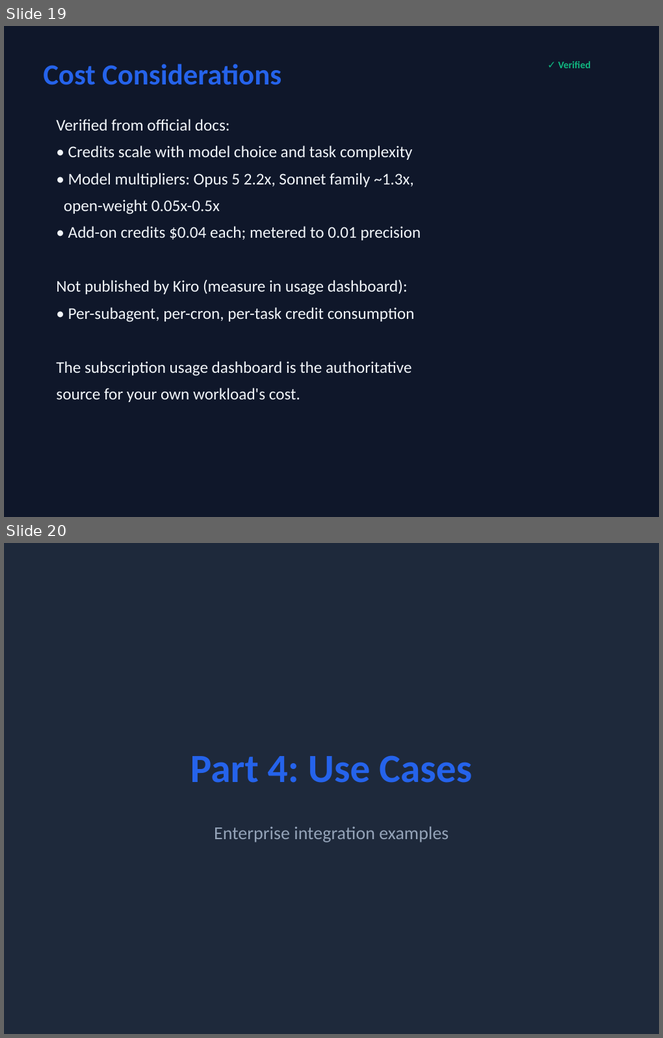
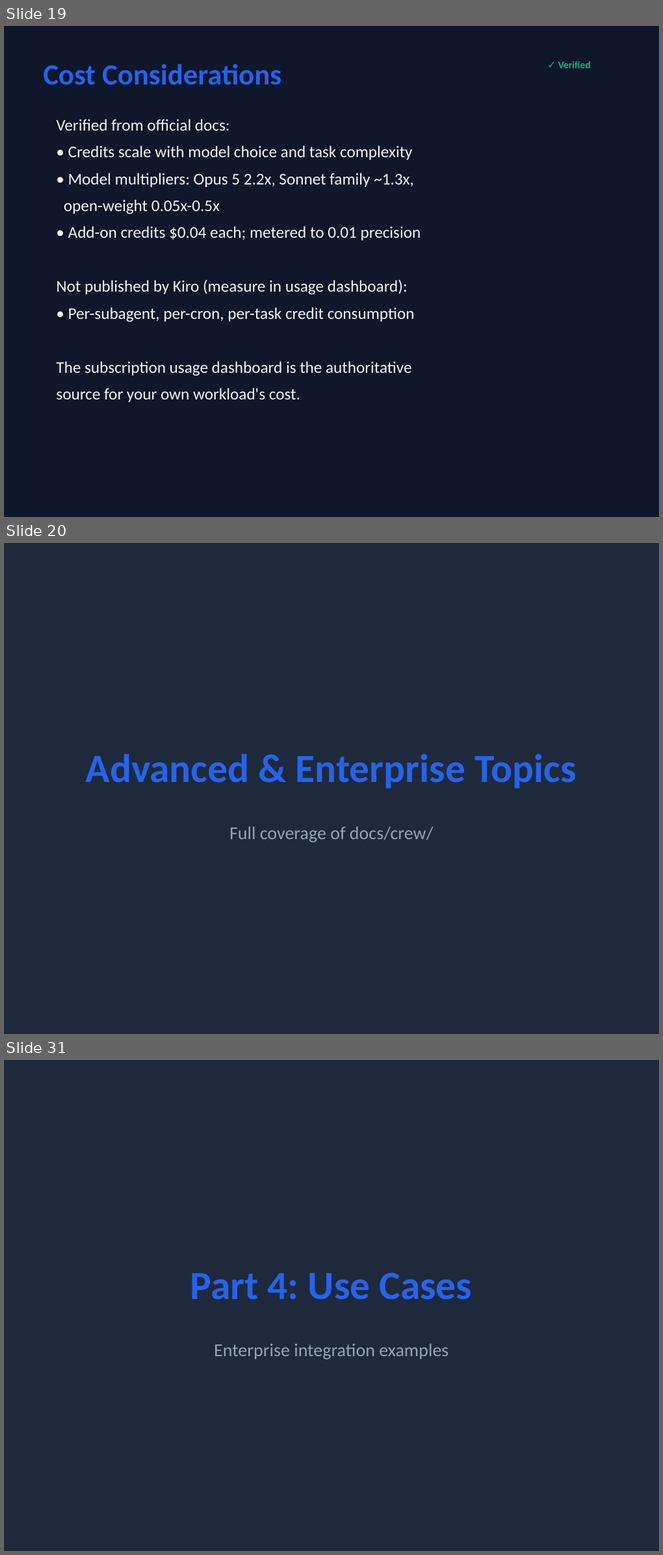
Before and after one commit to timwukp/Kiro-Crew-Training, a slide deck: kiro-crew-training.pptx. Shown one above the other, each under a label of ours: slides 19 and 20 before the commit, slides 19, 20 and 31 after it; the slides between them are not shown. The pictures are 663x1038 and 663x1555 pixels, drawn with LibreOffice and Linux fonts; fonts in the diff are those of the drawing. Boxes give left, top, right and bottom in pixels: in the first picture for what was removed or moved away, otherwise in the second. Text is boxed around its words. In the diff, an @@ line names an element or a change of style, - is before the commit and + after.

Commit message:
Add 10 advanced/enterprise sections (Security, Running 24/7, Interfaces, Chat, Capabilities, Configuration, Multi-instance, Snapshot, Apps, Troubleshooting) for full docs/crew coverage; pptx 29->40 slides

```diff
--- a/kiro-crew-training.pptx
+++ b/kiro-crew-training.pptx
@@ slide 20 added at (x1=4, y1=543, x2=659, y2=1034), background #1E293B @@
@@ text added at (x1=86, y1=754, x2=577, y2=789), 44 pt, text #2563EB, bold @@
+Advanced & Enterprise Topics
@@ text added at (x1=230, y1=826, x2=434, y2=843), 20 pt, text #94A3B8 @@
+Full coverage of docs/crew/
@@ what was slide 20 is now slide 31 @@
```
Also in this commit, not shown: 10 other slides added, 2 other files.
